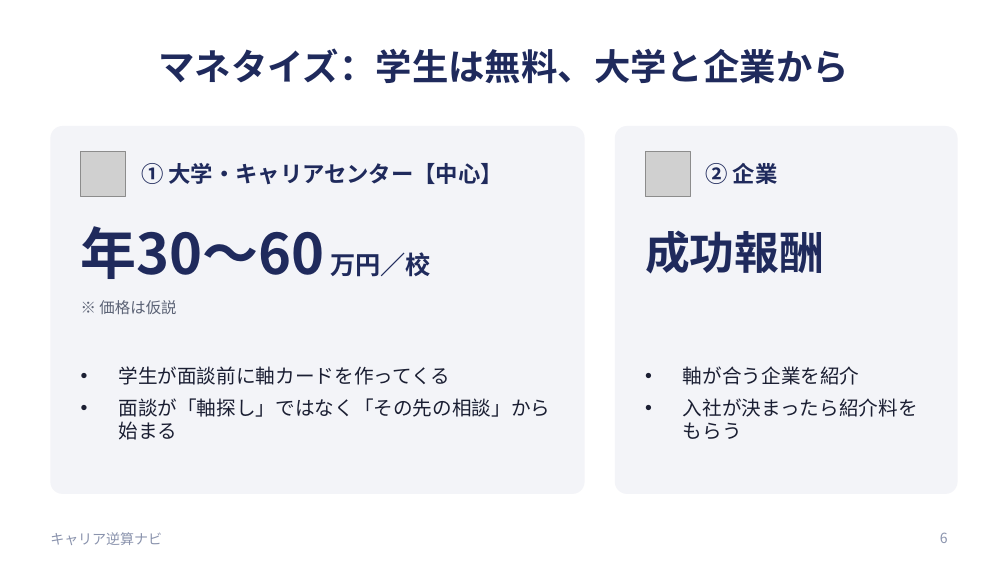
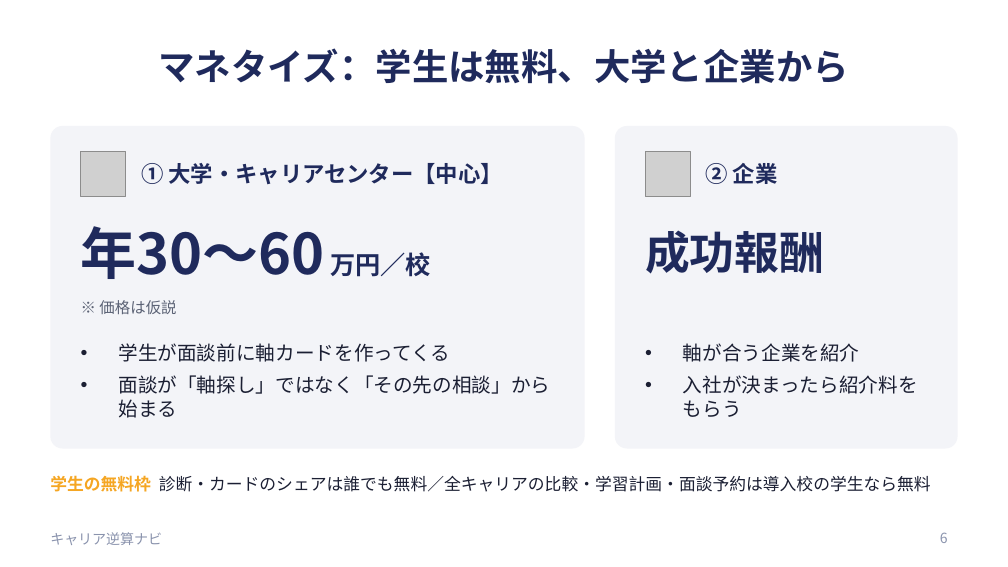
Before and after one commit to stk1201/relic-intern, a slide deck: slide 6 of slides/キャリア逆算ナビ_発表.pptx. Drawn at 1008x567 pixels with LibreOffice and Linux fonts; fonts in the diff are those of the drawing; grey boxes stand for pictures. Boxes give left, top, right and bottom in pixels: in the first picture for what was removed or moved away, otherwise in the second. Text is boxed around its words. In the diff, an @@ line names an element or a change of style, - is before the commit and + after.

```diff
--- a/slides/キャリア逆算ナビ_発表.pptx
+++ b/slides/キャリア逆算ナビ_発表.pptx
@@ rounded rectangle: place and size @@
-rounded rectangle at box(50, 126, 585, 494)
+rounded rectangle at box(50, 126, 585, 449)
@@ rounded rectangle at box(50, 126, 585, 449): proportions changed @@
@@ rounded rectangle at box(615, 126, 958, 449): proportions changed @@
@@ rounded rectangle: place and size @@
-rounded rectangle at box(615, 126, 958, 494)
+rounded rectangle at box(615, 126, 958, 449)
@@ text "学生が面談前に軸カードを作ってくる": place and size @@
-text "学生が面談前に軸カードを作ってくる" at box(118, 366, 550, 440)
+text "学生が面談前に軸カードを作ってくる" at box(118, 343, 550, 418)
@@ text "軸が合う企業を紹介": place and size @@
-text "軸が合う企業を紹介" at box(683, 366, 918, 439)
+text "軸が合う企業を紹介" at box(683, 343, 918, 417)
@@ text added at box(50, 475, 931, 492), 12 pt, text #1B1F33 @@
+学生の無料枠 診断・カードのシェアは誰でも無料／全キャリアの比較・学習計画・面談予約は導入校の学生なら無料
```
